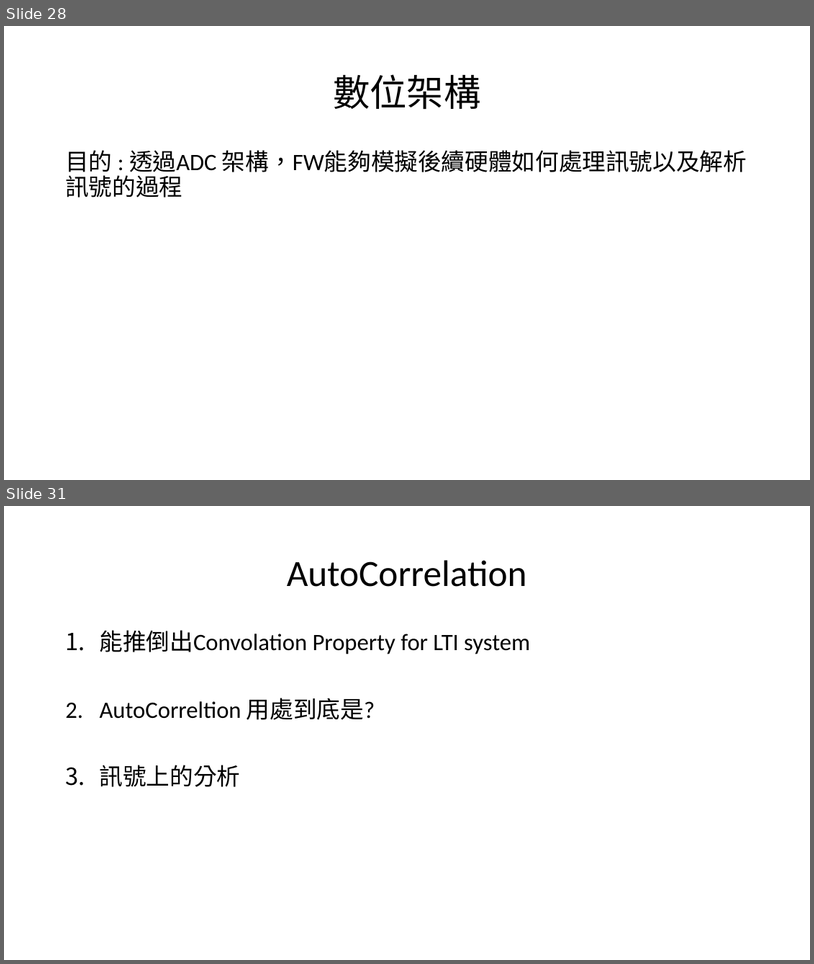
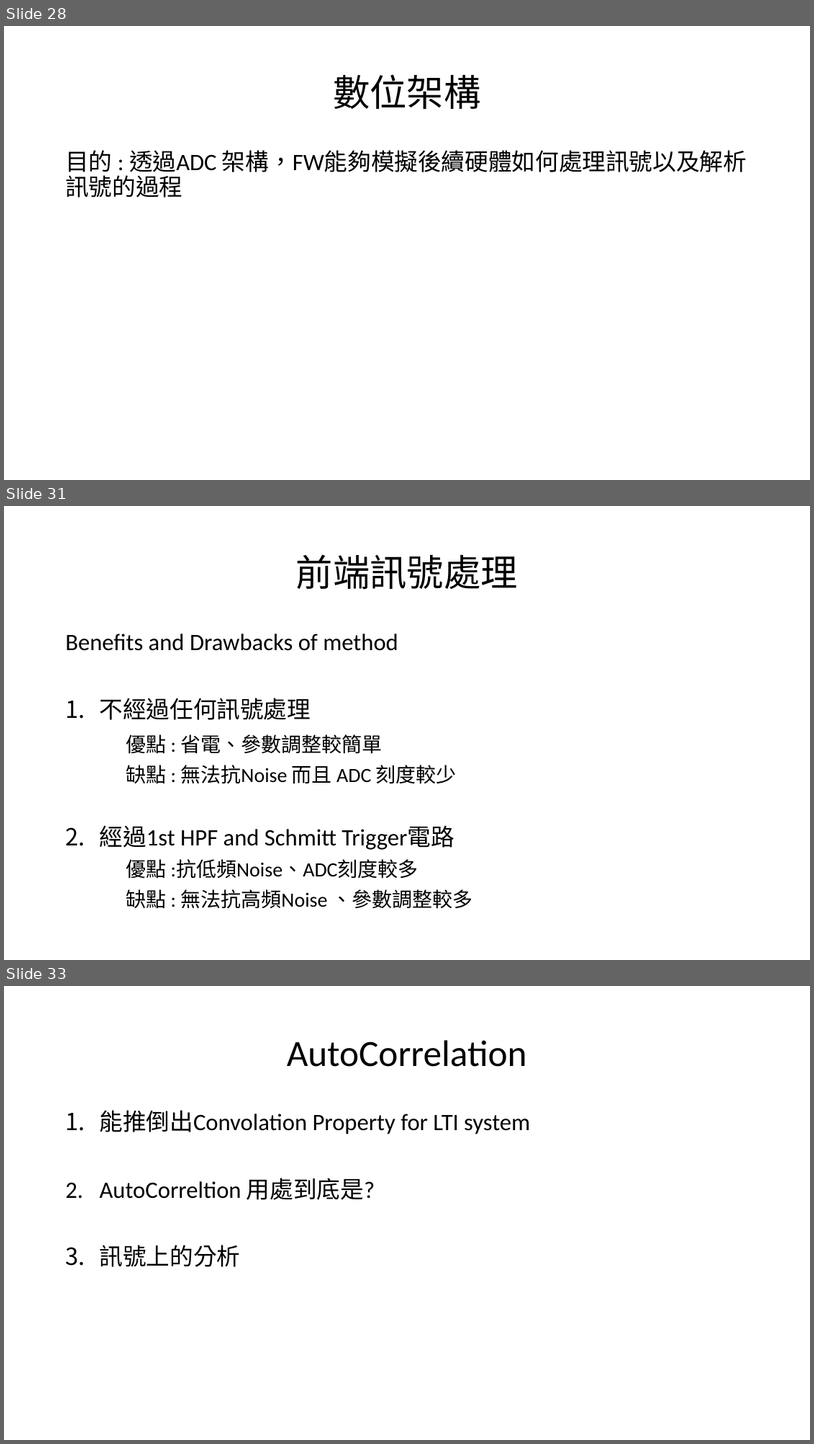
Before and after one commit to a0910281835/Summrary_PDF, a slide deck: Project_Summary_pdf/Project_Summary.pptx. Shown one above the other, each under a label of ours: slides 28 and 31 before the commit, slides 28, 31 and 33 after it; the slides between them are not shown. The pictures are 814x964 and 814x1444 pixels, drawn with LibreOffice and Linux fonts; fonts in the diff are those of the drawing. Boxes give left, top, right and bottom in pixels: in the first picture for what was removed or moved away, otherwise in the second. Text is boxed around its words. In the diff, an @@ line names an element or a change of style, - is before the commit and + after.

```diff
--- a/Project_Summary_pdf/Project_Summary.pptx
+++ b/Project_Summary_pdf/Project_Summary.pptx
@@ slide 31 added at (4, 506, 810, 960), background #FFFFFF @@
@@ title added at (296, 554, 518, 590), 44 pt, text #000000 @@
+前端訊號處理
@@ text added at (65, 633, 473, 908), 24 pt, text #000000 @@
+Benefits and Drawbacks of method
+1. 不經過任何訊號處理
+優點 : 省電、參數調整較簡單
+缺點 : 無法抗Noise 而且 ADC 刻度較少
+2. 經過1st HPF and Schmitt Trigger電路
+優點 :抗低頻Noise、ADC刻度較多
+缺點 : 無法抗高頻Noise 、參數調整較多
@@ what was slide 31 is now slide 33 @@
```
Also in this commit, not shown: 2 slides changed, 1 other slide added.
